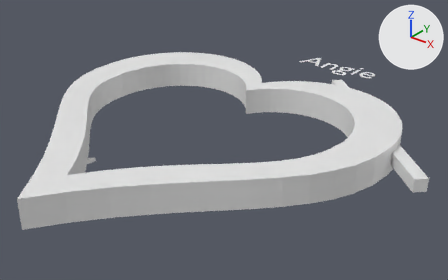
The Blender file necklace/negative.blend, before and after one commit.
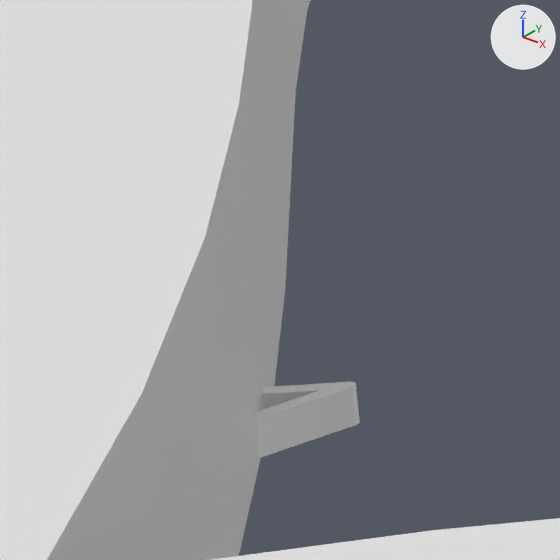
There are two pictures of each version: one whole from a 50 mm camera at (67.2, -79.9, 48.9) aimed at (2.8, 0.5, -1.0), one close up on the part from 14% to 25% of the width and 44% to 62% of the height. Arrows for +X, +Y and +Z are at upper right; the lights stay in place.

The scene before the commit, as lines of its bpy script (objects in view):
```python
me_heart = bpy.data.meshes.new('Heart')
me_heart.from_pydata(...)  # 288 vertices, 576 faces; spans x -50.0..50.0, y -50.0..50.0, z 0.0..2.0
me_mesh = bpy.data.meshes.new('Mesh')
me_mesh.from_pydata(...)  # 12972 vertices, 9717 faces; spans x -1.27..1.14, y -0.41..0.41, z -0.27..0.27
ob_heart = bpy.data.objects.new('Heart', me_heart)
ob_heart.location = (0.0, -8.15, 0.0)
ob_heart.scale = (0.655, 0.655, 2.5)
_m = ob_heart.modifiers.new('Boolean', 'BOOLEAN')
_m.solver = 'FLOAT'
ob_text = bpy.data.objects.new('Text', me_mesh)
ob_text.location = (-16.51, -17.61, 0.35)
ob_text.rotation_euler = (-3.142, 0.0000295, 2.36)  # degrees (-180, 0, 135)
ob_text.scale = (9.29, 9.29, 1.16)
```
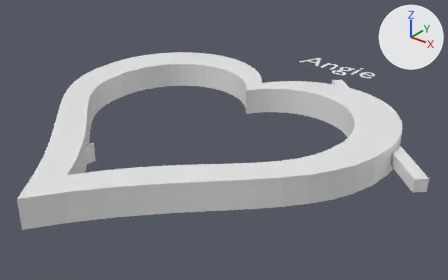
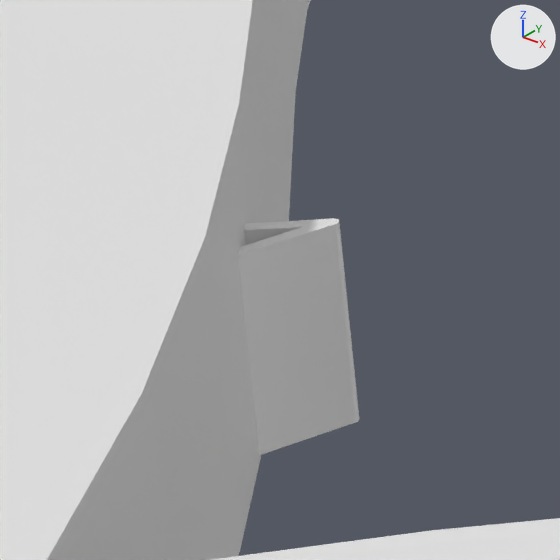
Commit message: * negative-mid

What differs and where, as boxes (x1, y1, x2, y2) in the close-ups (560 x 560 px):
'Text', moved, rescaled
    before: (256, 382, 360, 458)
    after: (238, 218, 359, 455)

Diff of the bpy script that builds the scene:
```diff
--- a/necklace/negative.blend.py
+++ b/necklace/negative.blend.py
@@ ob_text @@
 ob_text = bpy.data.objects.new('Text', me_mesh)
-ob_text.location = (-16.51, -17.61, 0.35)
+ob_text.location = (-16.51, -17.61, 1.71)
 ob_text.rotation_euler = (-3.142, 0.0000295, 2.36)  # degrees (-180, 0, 135)
-ob_text.scale = (9.29, 9.29, 1.16)
+ob_text.scale = (9.29, 9.29, 6.04)
```
